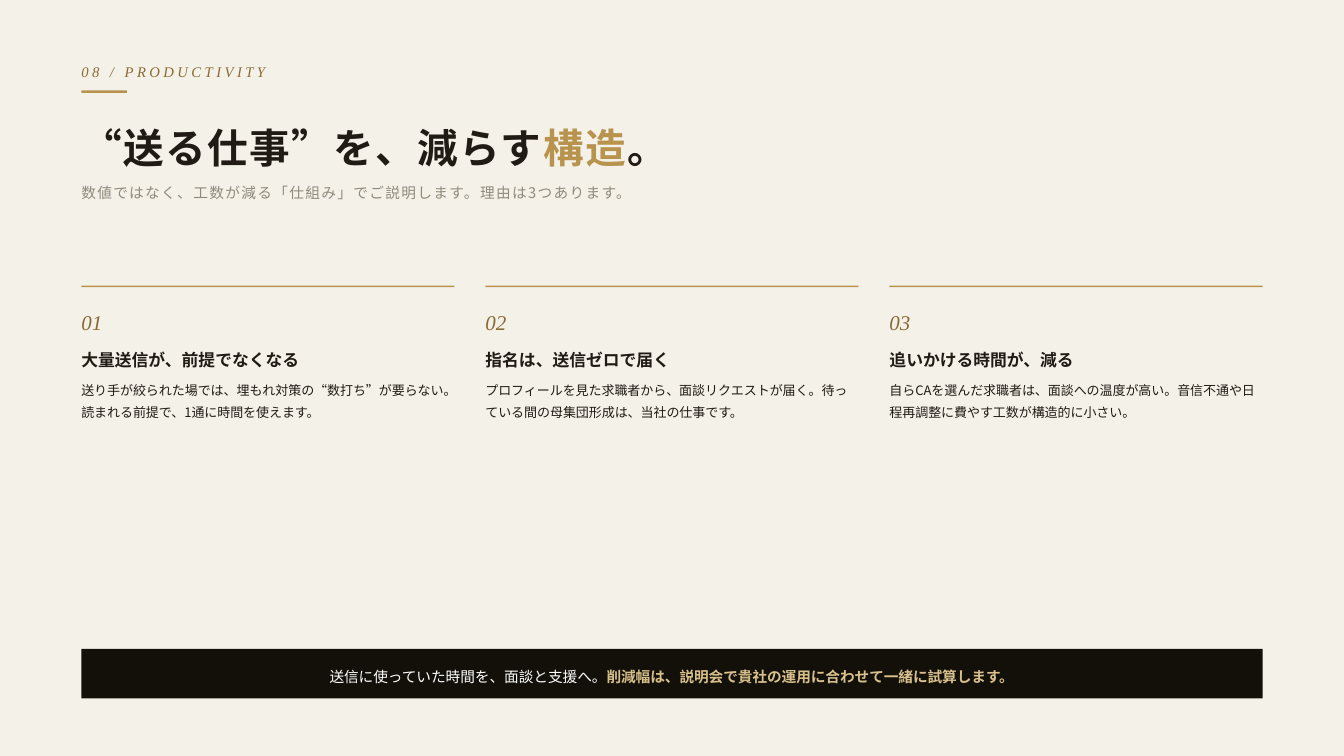
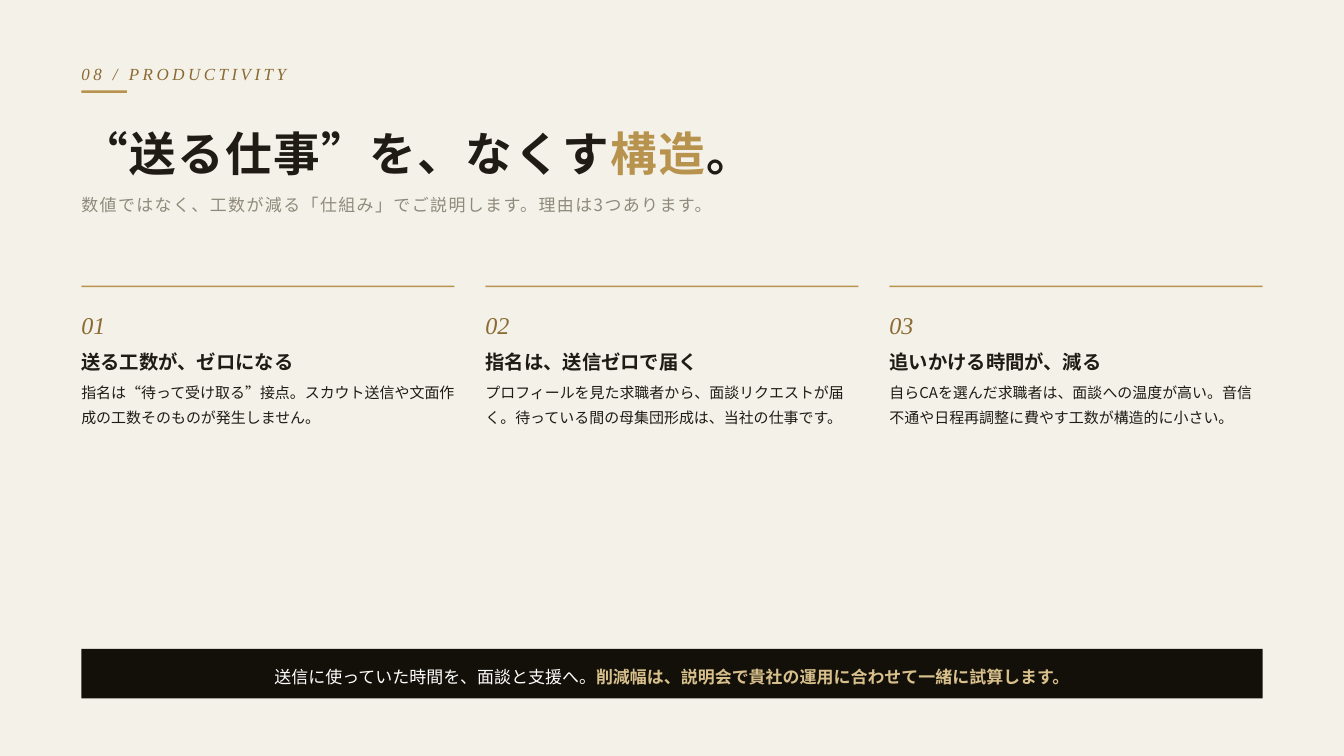
Before and after one commit to hokan38/Business, a slide deck: slide 9 of sales/markgate-agent-deck.pptx. Drawn at 1344x756 pixels with LibreOffice and Linux fonts; fonts in the diff are those of the drawing. Boxes give left, top, right and bottom in pixels: in the first picture for what was removed or moved away, otherwise in the second. Text is boxed around its words. In the diff, an @@ line names an element or a change of style, - is before the commit and + after.

```diff
--- a/sales/markgate-agent-deck.pptx
+++ b/sales/markgate-agent-deck.pptx
@@ text at [81, 131, 753, 176]: text changed; size 29 to 33.3 pt @@
-“送る仕事”を、減らす構造。
+“送る仕事”を、なくす構造。
@@ size 10.5 to 12.1 pt in 3 elements at [81, 68, 286, 80], [274, 668, 1069, 685], [81, 197, 711, 213] @@
@@ text "数値ではなく、工数が減る「仕組み」でご説明します。理由は3つあります。": place and size @@
-text "数値ではなく、工数が減る「仕組み」でご説明します。理由は3つあります。" at [81, 185, 630, 199]
+text "数値ではなく、工数が減る「仕組み」でご説明します。理由は3つあります。" at [81, 197, 711, 213]
@@ size 15 to 17.2 pt in 3 elements at [81, 318, 105, 334], [485, 318, 509, 334], [889, 318, 913, 334] @@
@@ text at [81, 352, 293, 371]: text changed; size 12 to 13.8 pt @@
-大量送信が、前提でなくなる
+送る工数が、ゼロになる
@@ text "指名は、送信ゼロで届く" at [485, 352, 698, 371]: size 12 to 13.8 pt @@
@@ text "追いかける時間が、減る" at [889, 352, 1101, 371]: size 12 to 13.8 pt @@
@@ text at [81, 385, 454, 424]: text changed; size 9.3 to 10.7 pt @@
-送り手が絞られた場では、埋もれ対策の“数打ち”が要らない。読まれる前提で、1通に時間を使えます。
+指名は“待って受け取る”接点。スカウト送信や文面作成の工数そのものが発生しません。
@@ text "プロフィールを見た求職者から、面談リクエストが届く。待っている間の母集団形成は、当社の仕事です。" at [485, 385, 843, 425]: size 9.3 to 10.7 pt @@
@@ text "自らCAを選んだ求職者は、面談への温度が高い。音信不通や日程再調整に費やす工数が構造的に小さい。" at [889, 385, 1252, 425]: size 9.3 to 10.7 pt @@
```
Also in this commit, not shown: 16 other slides changed, 2 other files.
